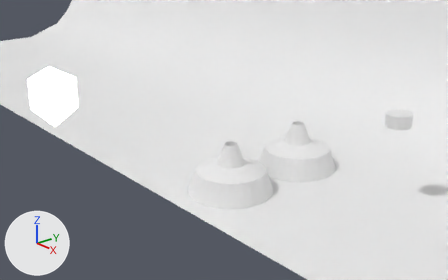
An edit to the Blender file Lamp Scene.blend, drawn before and after from the same camera.
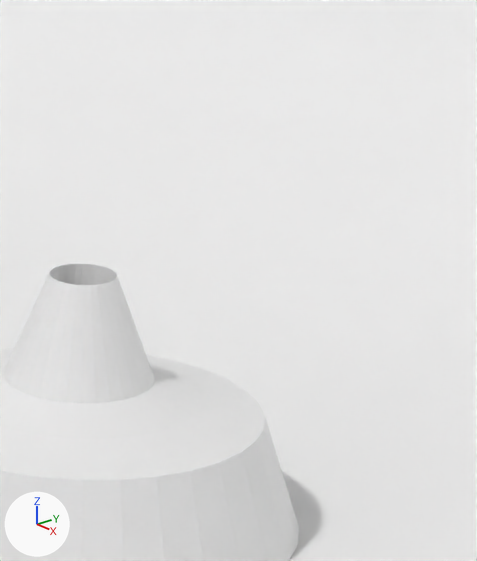
Each version is shown from a camera (50 mm lens) standing at (17.71, -19.54, 10.99) and looking at (-2.03, -2.7, 1.37), then close up on the part from 63% to 82% of the width and 27% to 62% of the height. Lighting does not change. The marker at lower left points along +X, +Y and +Z.

The scene before the commit, as lines of its bpy script (objects in view):
```python
me_mesh_001 = bpy.data.meshes.new('Mesh.001')
me_mesh_001.from_pydata(...)  # 288 vertices, 256 faces; spans x -1.77..1.77, y -1.77..1.77, z -0.01..2.05
me_plane = bpy.data.meshes.new('Plane')
me_plane.from_pydata(...)  # 18 vertices, 8 faces; spans x -1.0..1.0, y -1.0..1.0, z 0.0..1.42
me_plane.polygons.foreach_set('use_smooth', [True] * 8)
ob_backdrop = bpy.data.objects.new('Backdrop', me_plane)
ob_backdrop.location = (-0.805, 1.657, 0.05)
ob_backdrop.scale = (35.9, 8.26, 8.26)
ob_lampbase = bpy.data.objects.new('LampBase', me_mesh_001)
ob_lampbase.location = (0.0, -0.128, 0.057)
```
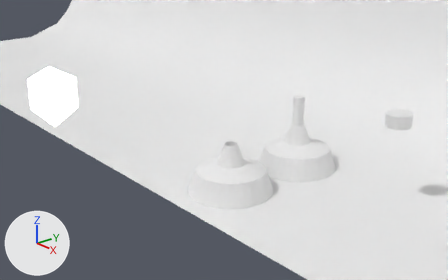
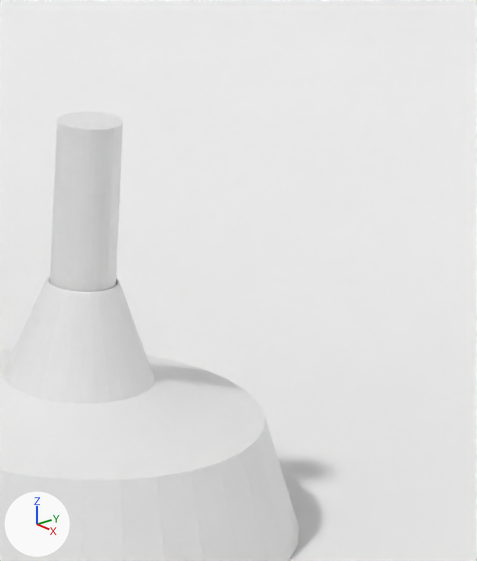
Diff of the bpy script that builds the scene:
```diff
--- a/Lamp Scene.blend.py
+++ b/Lamp Scene.blend.py
@@ me_mesh_001 @@
 # used by ob_lampbase; location = (0.0, -0.128, 0.057)
-me_mesh_001.from_pydata(...)  # 288 vertices, 256 faces; spans x -1.77..1.77, y -1.77..1.77, z -0.01..2.05
+me_mesh_001.from_pydata(...)  # 419 vertices, 417 faces, 32 loose edges; spans x -1.77..1.77, y -1.77..1.77, z 0.0..3.29
+# me_mesh_001 part 1: a new loose piece, a 32-sided cylinder along z spanning x -0.26..0.26, y -0.26..0.26, z 0.92..3.29
+# me_mesh_001 part 2
+# 96 vertices are removed from x -0.85..0.85, y -0.85..0.85, z -0.01..2.05
+# 160 faces are deleted
+# 129 vertices are added at x -0.29..0.29, y -0.29..0.29, z 0.92..2.0
+# 32 new vertices lie (0.0, 0.0, 1.04) away from vertices in x -0.26..0.26, y -0.26..0.26, z 0.92
+# 32 loose edges are added
+# 225 new faces join them
```

Boxes (x1, y1, x2, y2) around the edits, measured in the close-ups (477 x 561 px):
'LampBase', reshaped: before (0, 264, 299, 561); after (0, 111, 299, 561)
part 1 of me_mesh_001, added: after (50, 111, 123, 292)
part 2 of me_mesh_001, built on: before (3, 264, 155, 403); after (3, 276, 155, 403)
